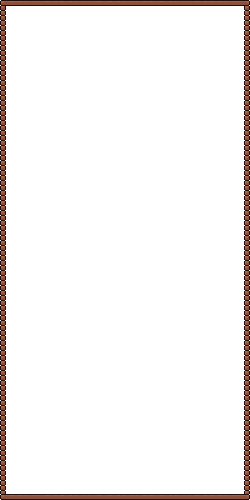
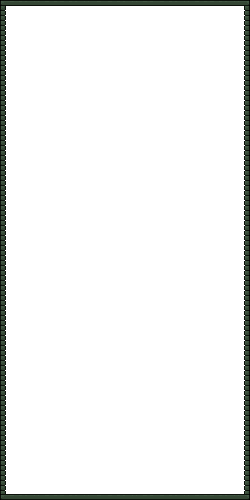
Comparing the layer stacks of the two 250px x 500px images. Changes:
added layer "Dungeon" above "Normal" over [0, 0, 250, 500]
renamed "Day" to "Normal", hid it, painted on it over [0, 0, 250, 500]
hid "Grids", opacity 100% → 50% over [0, 0, 250, 500]
